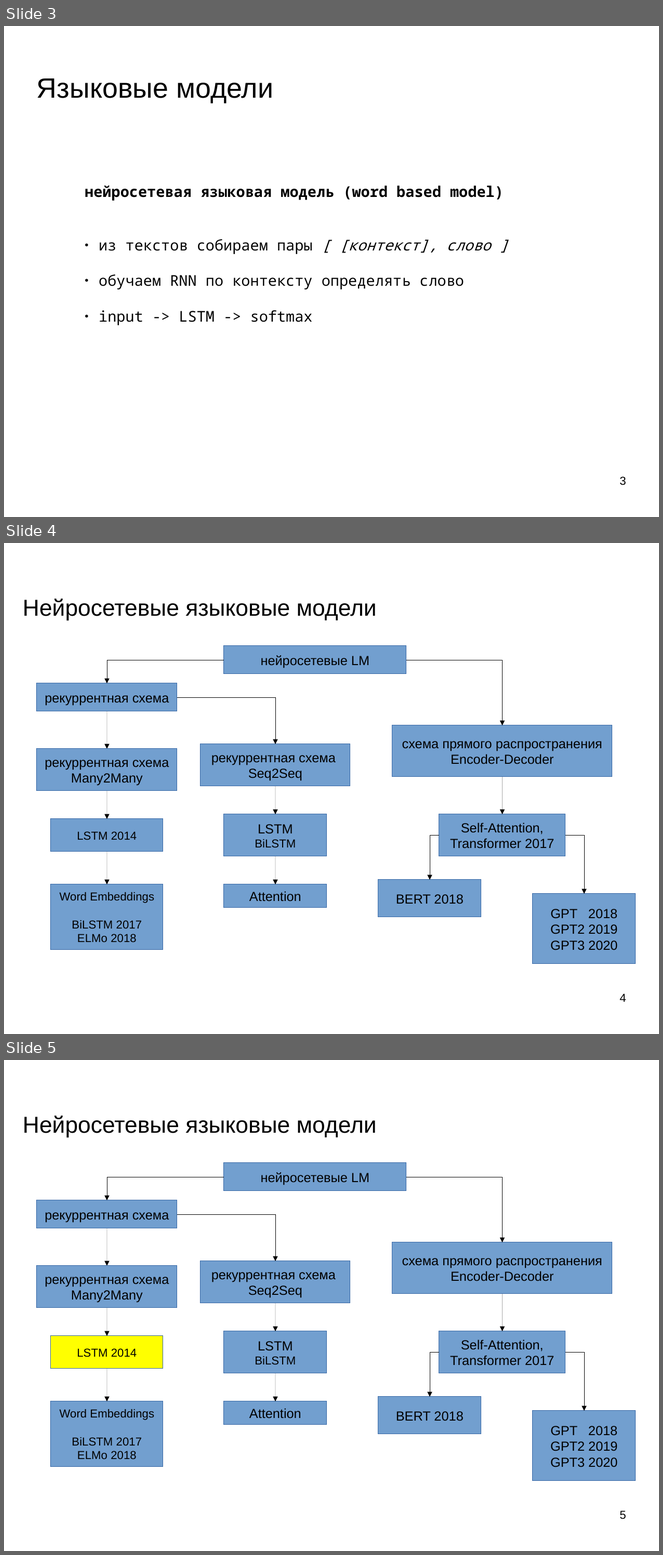
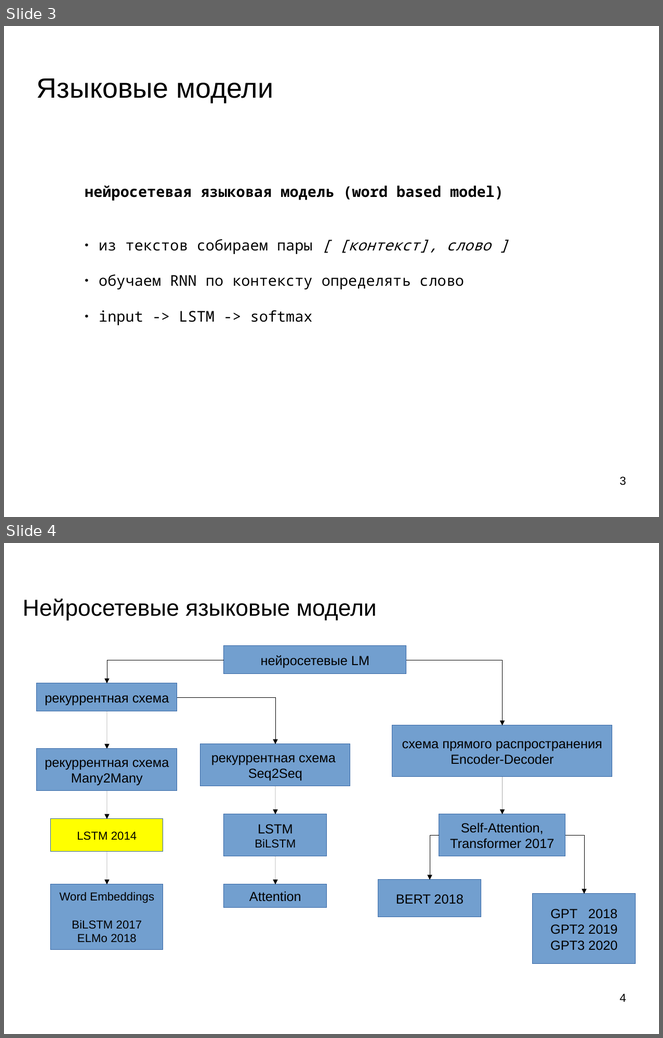
Before and after one commit to mechanoid5/ml_lectorium_2024_I, a slide deck: 28-text-lang-model-rnn.odp. Shown one above the other, each under a label of ours: slides 3, 4 and 5 before the commit, slides 3 and 4 after it. The pictures are 663x1555 and 663x1038 pixels, drawn with LibreOffice and Linux fonts; fonts in the diff are those of the drawing; background and template pictures are left out. Boxes give left, top, right and bottom in pixels: in the first picture for what was removed or moved away, otherwise in the second. Text is boxed around its words. In the diff, an @@ line names an element or a change of style, - is before the commit and + after.

```diff
--- a/28-text-lang-model-rnn.odp
+++ b/28-text-lang-model-rnn.odp
@@ slide 4 removed at <box>4,543,659,1034</box>, background picture (left out) @@
@@ title removed at <box>23,599,377,620</box> @@
-Нейросетевые языковые модели
@@ rectangle removed at <box>224,646,406,674</box> @@
-нейросетевые LM
@@ elbow arrow removed from (224, 660) to (107, 683) @@
@@ elbow arrow removed from (406, 660) to (503, 726) @@
@@ rectangle removed at <box>37,683,177,711</box> @@
-рекуррентная схема
@@ elbow arrow removed from (177, 697) to (276, 745) @@
@@ arrow removed from (107, 711) to (107, 749) @@
@@ rectangle removed at <box>393,726,613,777</box> @@
-схема прямого распространения
-Encoder-Decoder
@@ rectangle removed at <box>201,745,351,787</box> @@
-рекуррентная схема
-Seq2Seq
@@ rectangle removed at <box>37,749,177,791</box> @@
-рекуррентная схема
-Many2Many
@@ arrow removed from (107, 791) to (107, 820) @@
@@ arrow removed from (276, 786) to (276, 815) @@
@@ arrow removed from (503, 777) to (503, 815) @@
@@ rectangle removed at <box>51,820,163,852</box> @@
-LSTM 2014
@@ rectangle removed at <box>224,815,327,857</box> @@
-LSTM
-BiLSTM
@@ rectangle removed at <box>439,815,566,857</box> @@
-Self-Attention,
-Transformer 2017
@@ elbow arrow removed from (439, 836) to (430, 880) @@
@@ elbow arrow removed from (566, 836) to (584, 895) @@
@@ arrow removed from (107, 852) to (107, 885) @@
@@ arrow removed from (276, 857) to (276, 885) @@
@@ rectangle removed at <box>51,885,163,950</box> @@
-Word Embeddings
-BiLSTM 2017
-ELMo 2018
@@ rectangle removed at <box>224,885,327,908</box> @@
-Attention
@@ rectangle removed at <box>378,880,481,917</box> @@
-BERT 2018
@@ rectangle removed at <box>533,895,636,965</box> @@
-GPT 2018
-GPT2 2019
-GPT3 2020
@@ page number removed at <box>620,994,626,1002</box> @@
-4
@@ what was slide 5 is now slide 4 @@
@@ page number at <box>620,994,626,1002</box>: text changed @@
-5
+4
```
Also in this commit, not shown: 13 other files.
